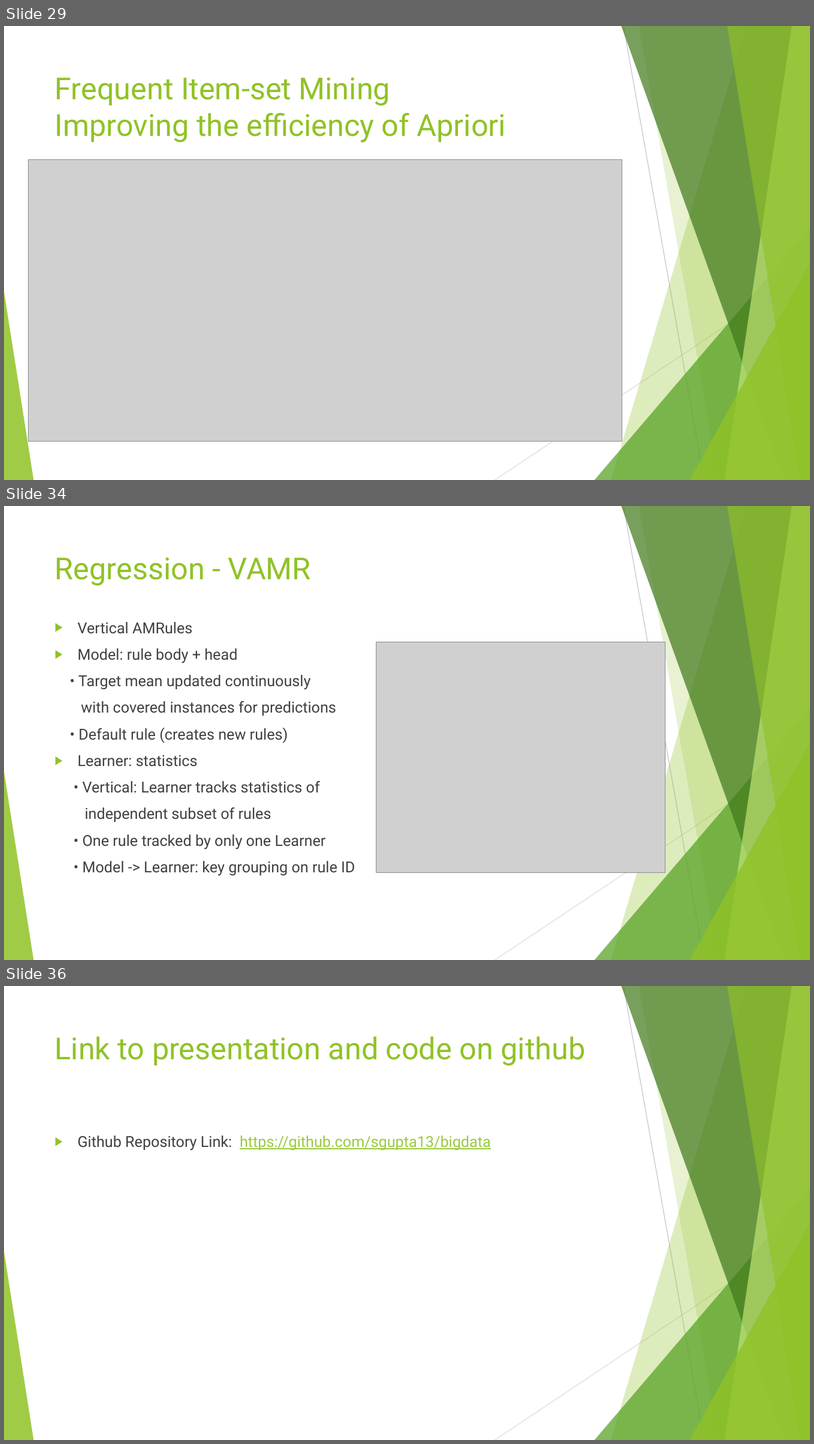
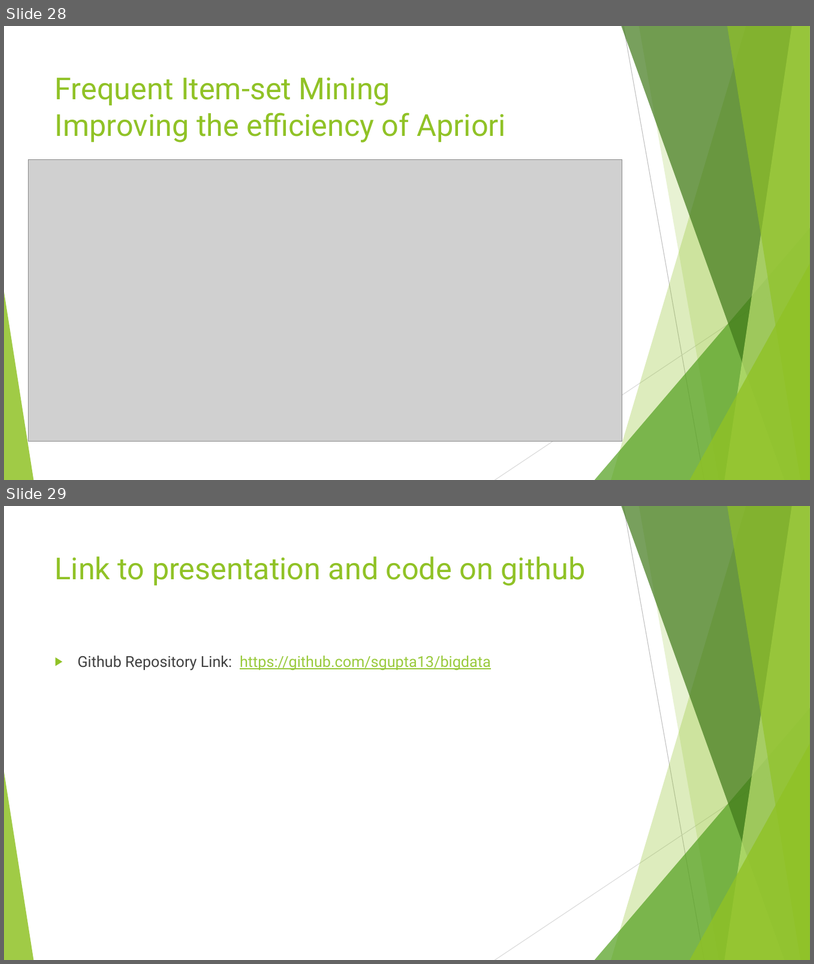
Before and after one commit to sgupta13/bigdata, a slide deck: Big Data Stream Mining.pptx. Shown one above the other, each under a label of ours: slides 29, 34 and 36 before the commit, slides 28 and 29 after it; the slides between them are not shown. The pictures are 814x1444 and 814x964 pixels, drawn with LibreOffice and Linux fonts; fonts in the diff are those of the drawing; grey boxes stand for pictures. Boxes give left, top, right and bottom in pixels: in the first picture for what was removed or moved away, otherwise in the second. Text is boxed around its words. In the diff, an @@ line names an element or a change of style, - is before the commit and + after.

```diff
--- a/Big Data Stream Mining.pptx
+++ b/Big Data Stream Mining.pptx
@@ slide 34 removed at (4,506,810,960), background #FFFFFF; not listed: 10 template elements that a slide beside it also shows @@
@@ title removed at (55,557,311,586) @@
-Regression - VAMR
@@ text removed at (78,622,355,876) @@
-▶ Vertical AMRules
-▶ Model: rule body + head
-• Target mean updated continuously
-with covered instances for predictions
-• Default rule (creates new rules)
-▶ Learner: statistics
-• Vertical: Learner tracks statistics of
-independent subset of rules
-• One rule tracked by only one Learner
-• Model -> Learner: key grouping on rule ID
@@ picture removed at (376,642,666,873) @@
@@ what was slide 29 is now slide 28 @@
@@ what was slide 36 is now slide 29 @@
```
Also in this commit, not shown: 5 slides changed, 6 other slides removed, 3 other files.
